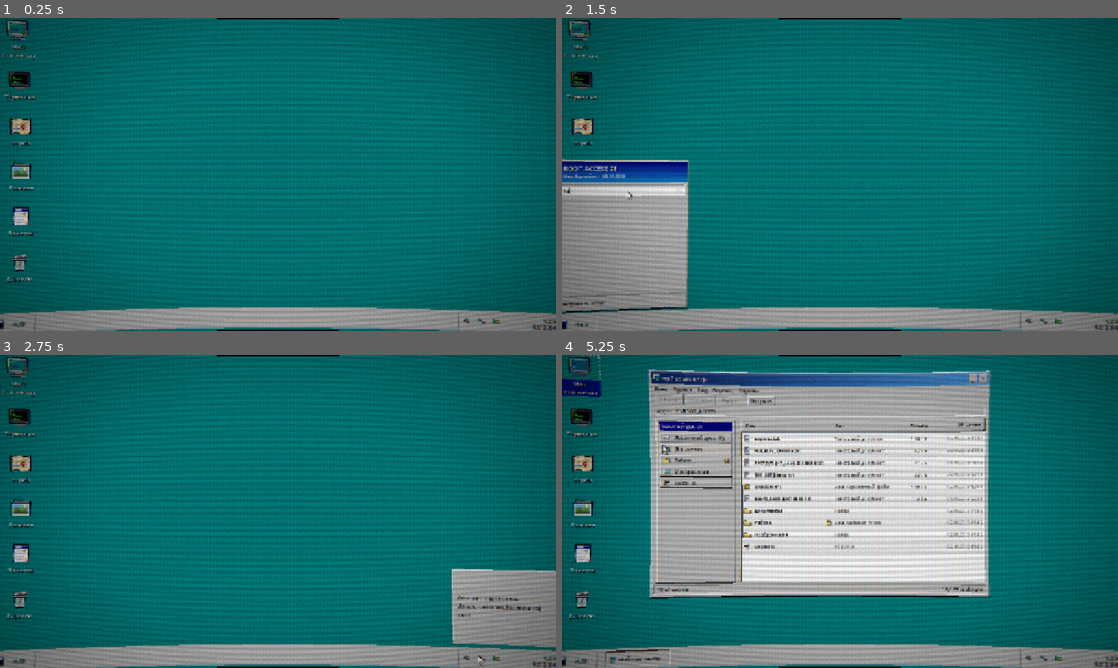
Above: before the commit, frames 1-4 (two rows, left to right).
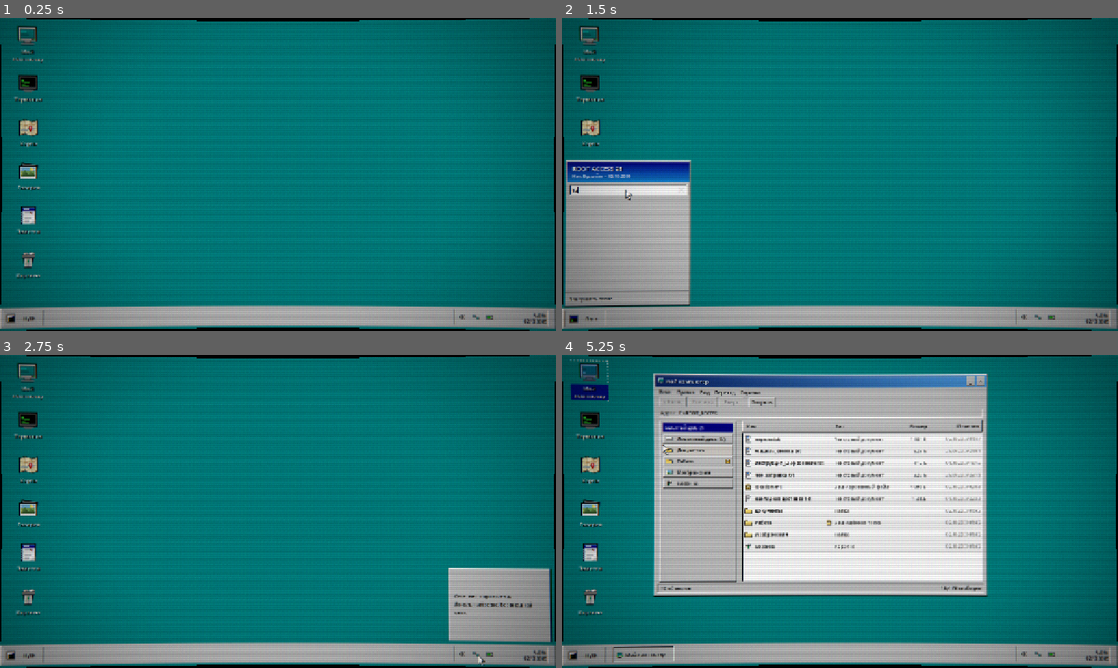
Above: after the commit, the same moments.

Repository: nikkey31/root_access
Game: Godot game, scene res://scenes/desktop/Desktop.tscn
Same seed, same stepped clock (60 frames per second), same inputs: the game is played once before the commit and once after it.
Inputs (mouse positions are in pixels of both pictures, inside the frame that each line leads up to):
- Up to frame 1 (0.25 s): no input
- Up to frame 2 (1.5 s): click "Пуск" at 0.5 s; click (623, 190) at 1.27 s; type "12" at 1.35 s
- Up to frame 3 (2.75 s): click (478, 655) at 2 s
- Up to frame 4 (5.25 s): click (1056, 655) at 2.75 s; click (1029, 655) at 3.5 s; tap Enter at 4.25 s; drag from (840, 511) to (895, 442) at 4.27 s; tap Space at 5 s; drag from (589, 380) to (812, 574) at 5.02 s

The runs differ from the first frame. In frame 1, 8.4% of the frame differs, in the area x 0-100%, y 0-100%; in frame 2, 10%; in frame 3, 10%; in frame 4, 25%.
Error after the commit: Parse Error: Cannot infer the type of "in_finale" variable because the value doesn't have a set type. (res://scripts/apps/previews/app_preview.gd:531)

Commit message:
fix(crt,maps): gentler readable CRT with periodic analog glitches + restrict SWAT dispatch to finale

Diff:
--- a/scenes/desktop/Desktop.tscn
+++ b/scenes/desktop/Desktop.tscn
@@ -25,17 +25,17 @@
 
 [sub_resource type="ShaderMaterial" id="ShaderMaterial_crt"]
 shader = ExtResource("18_crt")
-shader_parameter/curvature = 0.06
-shader_parameter/zoom = 0.98
+shader_parameter/curvature = 0.025
+shader_parameter/zoom = 0.975
 shader_parameter/corner_radius = 0.01
-shader_parameter/vignette_strength = 0.18
-shader_parameter/aberration = 0.0007
+shader_parameter/vignette_strength = 0.14
+shader_parameter/aberration = 0.00045
 shader_parameter/aspect = 1.7777778
-shader_parameter/pixel_resolution = Vector2(800, 450)
-shader_parameter/scanline_strength = 0.15
-shader_parameter/grille_strength = 0.06
-shader_parameter/color_levels = 32.0
-shader_parameter/noise_strength = 0.022
+shader_parameter/scanline_strength = 0.09
+shader_parameter/grille_strength = 0.035
+shader_parameter/color_levels = 48.0
+shader_parameter/noise_strength = 0.014
+shader_parameter/glitch_intensity = 0.0
 
 [sub_resource type="SystemFont" id="SystemFont_bold"]
 font_names = PackedStringArray("Tahoma", "MS Sans Serif", "Segoe UI", "Arial")
--- a/scripts/apps/previews/app_preview.gd
+++ b/scripts/apps/previews/app_preview.gd
@@ -107,6 +107,7 @@
 var _gallery_captions: Array[Label] = []
 var _selected_photo_index: int = 0
 var _map_info_card: InfoCard
+var _active_map_marker: Dictionary = {}
 var _photo_info_card: InfoCard
 var _photo_viewer_overlay: PanelContainer = null
 var _photo_viewer_texture: TextureRect = null
@@ -516,21 +517,37 @@
 	sidebar.add_child(hint)
 
 	_map_info_card = INFO_CARD.instantiate()
+	_map_info_card.action_pressed.connect(_on_map_dispatch_confirmed)
 	add_child(_map_info_card)
 
 func _on_map_marker_clicked(marker: Dictionary) -> void:
 	if _map_info_card == null:
 		return
+	_active_map_marker = marker
 	var title: String = marker["name"]
 	var address: String = marker.get("card_address", "Адрес: " + marker["address"])
 	var note: String = marker.get("note", "")
 	var body := "[b]%s[/b]\n\n%s" % [address, note]
+	var in_finale := has_node("/root/GameState") and get_node("/root/GameState").is_timer_active
 	_map_info_card.open(
 		title,
 		body,
-		marker.get("action", ""),
-		marker.get("action_result", "")
+		marker.get("action", "") if in_finale else "",
+		marker.get("action_result", "") if in_finale else ""
 	)
+
+func _on_map_dispatch_confirmed() -> void:
+	if not has_node("/root/GameState"):
+		return
+	var gs := get_node("/root/GameState")
+	if not gs.is_timer_active:
+		return
+	var point_name: String = str(_active_map_marker.get("name", ""))
+	gs.selected_map_point = point_name
+	if point_name == "Склад № 3":
+		gs.trigger_ending(gs.Ending.SALVATION, {"point": point_name})
+	else:
+		gs.trigger_ending(gs.Ending.FALSE_TRAIL, {"point": point_name})
 
 # ---------------------------------------------------------------------------
 # Галерея
--- a/scripts/desktop/desktop.gd
+++ b/scripts/desktop/desktop.gd
@@ -70,11 +70,11 @@
 @export var story_minute: int = 15
 @export var story_date: String = "02.10.2009"
 @export var crt_enabled: bool = true
-@export var crt_curvature: float = 0.06
-@export var crt_zoom: float = 0.98
+@export var crt_curvature: float = 0.025
+@export var crt_zoom: float = 0.975
 @export var crt_corner_radius: float = 0.01
-@export var crt_vignette: float = 0.18
-@export var crt_aberration: float = 0.0007
+@export var crt_vignette: float = 0.14
+@export var crt_aberration: float = 0.00045
 
 @onready var icons_root: GridContainer = $DesktopSurface/Icons
 @onready var window_layer: Control = $DesktopSurface/WindowLayer
@@ -200,7 +200,7 @@
 	story_minute = m % 60
 	_update_clock()
 
-## Кратковременная помеха ЭЛТ-экрана (скачок хроматической аберрации и виньетки).
+## Кратковременная помеха ЭЛТ-экрана (полоса сдвига и хроматическая аберрация).
 func play_crt_glitch(duration: float = 0.8) -> void:
 	if not crt_enabled or crt_effect == null:
 		return
@@ -210,14 +210,15 @@
 	if _crt_glitch_tween and _crt_glitch_tween.is_running():
 		_crt_glitch_tween.kill()
 	_crt_glitch_tween = create_tween()
+	_crt_glitch_tween.set_parallel(true)
 	_crt_glitch_tween.tween_method(
-		func(v: float) -> void: material.set_shader_parameter("aberration", v),
-		crt_aberration, 0.0055, duration * 0.25
+		func(v: float) -> void: material.set_shader_parameter("glitch_intensity", v),
+		0.0, 0.85, duration * 0.2
 	)
 	_crt_glitch_tween.tween_method(
-		func(v: float) -> void: material.set_shader_parameter("aberration", v),
-		0.0055, crt_aberration, duration * 0.75
-	)
+		func(v: float) -> void: material.set_shader_parameter("glitch_intensity", v),
+		0.85, 0.0, duration * 0.8
+	).set_delay(duration * 0.2)
 
 func _connect_game_state() -> void:
 	if not has_node("/root/GameState"):
--- a/shaders/crt_lens.gdshader
+++ b/shaders/crt_lens.gdshader
@@ -1,26 +1,25 @@
 shader_type canvas_item;
 render_mode unshaded;
 
-// Жёсткий ретро-CRT шейдер (стиль мониторов и Toughbook конца 90-х / 2000-х):
-// - без современных скруглений углов;
-// - пикселизация (filter_nearest + привязка к сетке ретро-разрешения);
-// - 16-битное квантование цвета с Bayer-дизерингом;
-// - горизонтальные сканлайны, лёгкая RGB-маска люминофора и аналоговое зерно;
-// - выпуклая линза кинескопа, синхронизированная с программным курсором.
+// Аутентичный ретро-CRT шейдер (монитор / Toughbook 2000-х):
+// - минимальная выпуклая линза без обрезки углов панели задач;
+// - 100% читаемый текст без муара (сканлайны по реальным строкам FRAGCOORD.y);
+// - лёгкий 16-битный Bayer-дизеринг и тонкая RGB-маска;
+// - периодические короткие аналоговые помехи (горизонтальный сдвиг полосы + микро-снег).
 
 uniform sampler2D screen_texture : hint_screen_texture, repeat_disable, filter_nearest;
-uniform float curvature : hint_range(0.0, 0.35) = 0.06;
-uniform float zoom : hint_range(0.85, 1.0) = 0.98;
+uniform float curvature : hint_range(0.0, 0.35) = 0.025;
+uniform float zoom : hint_range(0.85, 1.0) = 0.975;
 uniform float corner_radius : hint_range(0.0, 0.12) = 0.01;
-uniform float vignette_strength : hint_range(0.0, 0.6) = 0.18;
-uniform float aberration : hint_range(0.0, 0.008) = 0.0007;
+uniform float vignette_strength : hint_range(0.0, 0.6) = 0.14;
+uniform float aberration : hint_range(0.0, 0.008) = 0.00045;
 uniform float aspect = 1.7777778;
 
-uniform vec2 pixel_resolution = vec2(800.0, 450.0);
-uniform float scanline_strength : hint_range(0.0, 0.45) = 0.15;
-uniform float grille_strength : hint_range(0.0, 0.25) = 0.06;
-uniform float color_levels : hint_range(8.0, 64.0) = 32.0;
-uniform float noise_strength : hint_range(0.0, 0.1) = 0.022;
+uniform float scanline_strength : hint_range(0.0, 0.35) = 0.09;
+uniform float grille_strength : hint_range(0.0, 0.25) = 0.035;
+uniform float color_levels : hint_range(16.0, 128.0) = 48.0;
+uniform float noise_strength : hint_range(0.0, 0.08) = 0.014;
+uniform float glitch_intensity : hint_range(0.0, 1.0) = 0.0;
 
 float bayer4(vec2 p) {
 	ivec2 ip = ivec2(mod(p, 4.0));
@@ -43,6 +42,13 @@
 	return 5.0 / 16.0;
 }
 
+float hash11(float p) {
+	p = fract(p * 0.1031);
+	p *= p + 33.33;
+	p *= p + p;
+	return fract(p);
+}
+
 float hash12(vec2 p) {
 	vec3 p3 = fract(vec3(p.xyx) * 0.1031);
 	p3 += dot(p3, p3.yzx + 33.33);
@@ -56,37 +62,51 @@
 	p.x *= aspect;
 	float r2 = dot(p, p) / (aspect * aspect + 1.0);
 
-	// Бочкообразное искажение кинескопа (синхронно с crt_screen_to_ui).
+	// Аккуратное бочкообразное искажение (синхронно с crt_screen_to_ui).
 	vec2 lens_p = p * (1.0 - curvature * r2);
 	vec2 src_uv = 0.5 + (lens_p / vec2(aspect, 1.0)) * 0.5;
 	src_uv = (src_uv - 0.5) / zoom + 0.5;
 
-	// Жёсткая рамка экрана без скруглённых "современных" углов.
+	// Жёсткий край экрана без современных скруглений.
 	vec2 q = abs(p) - vec2(aspect - corner_radius, 1.0 - corner_radius);
 	float sd = length(max(q, vec2(0.0))) + min(max(q.x, q.y), 0.0) - corner_radius;
 	float mask = step(sd, 0.0);
 
-	// Привязка к ретро-пиксельной сетке.
-	vec2 pix_coord = floor(src_uv * pixel_resolution);
-	vec2 snapped_uv = (pix_coord + 0.5) / pixel_resolution;
+	// Небольшие редкие аналоговые помехи раз в ~8-11 секунд (длительность ~0.16 сек).
+	float cycle = floor(TIME / 9.0);
+	float phase = fract(TIME / 9.0);
+	float auto_burst = step(0.965, phase) * step(0.35, hash11(cycle * 13.7));
+	float active_glitch = max(glitch_intensity, auto_burst * 0.55);
 
-	// Хроматическое расхождение лучей ЭЛТ.
+	vec2 sample_uv = src_uv;
+	float band_noise = 0.0;
+	if (active_glitch > 0.01) {
+		float slice_t = floor(TIME * 24.0);
+		float band_y = hash11(slice_t * 3.17);
+		float band_h = 0.018 + 0.03 * hash11(slice_t * 7.31);
+		float in_band = step(abs(src_uv.y - band_y), band_h);
+		float shift = (hash11(slice_t * 11.9 + floor(src_uv.y * 180.0)) - 0.5) * 0.016 * active_glitch;
+		sample_uv.x += shift * in_band;
+		band_noise = in_band * active_glitch * 0.14;
+	}
+
+	// Лёгкая хроматическая аберрация ЭЛТ.
 	vec2 dir = normalize(p + vec2(0.00001));
-	float ca = aberration * (0.35 + r2);
+	float ca = (aberration + active_glitch * 0.0022) * (0.3 + r2);
 	vec3 color;
-	color.r = texture(screen_texture, snapped_uv + dir * ca).r;
-	color.g = texture(screen_texture, snapped_uv).g;
-	color.b = texture(screen_texture, snapped_uv - dir * ca).b;
+	color.r = texture(screen_texture, sample_uv + dir * ca).r;
+	color.g = texture(screen_texture, sample_uv).g;
+	color.b = texture(screen_texture, sample_uv - dir * ca).b;
 
-	// 16-битный дизеринг и квантование палитры (High Color 90-х).
-	float dither = (bayer4(pix_coord) - 0.5) / color_levels;
+	// Деликатное 16-битное квантование цвета с Bayer-дизерингом (сохраняет чёткость текста).
+	float dither = (bayer4(floor(FRAGCOORD.xy)) - 0.5) / color_levels;
 	color = clamp(floor((color + dither) * color_levels + 0.5) / color_levels, 0.0, 1.0);
 
-	// Чёткие горизонтальные сканлайны.
-	float scan = sin(src_uv.y * pixel_resolution.y * 3.14159265);
-	color *= 1.0 - scanline_strength * (0.5 - 0.5 * scan);
+	// Чистые горизонтальные сканлайны без муара (строго по реальным строкам пикселей).
+	float scan = mod(floor(FRAGCOORD.y), 2.0);
+	color *= 1.0 - scanline_strength * scan;
 
-	// Субпиксельная вертикальная маска (aperture grille).
+	// Едва заметная вертикальная RGB-маска люминофора.
 	float triad = mod(floor(FRAGCOORD.x), 3.0);
 	vec3 grille = vec3(
 		1.0 - grille_strength * step(0.5, abs(triad - 0.0)),
@@ -95,16 +115,16 @@
 	);
 	color *= grille;
 
-	// Лёгкое живое зерно аналогового сигнала.
-	float grain = (hash12(pix_coord + fract(TIME * 17.3) * 100.0) - 0.5) * noise_strength;
+	// Лёгкое живое зерно + снег на полосе помехи.
+	float grain = (hash12(floor(FRAGCOORD.xy) + fract(TIME * 23.0) * 100.0) - 0.5) * (noise_strength + band_noise);
 	color = clamp(color + vec3(grain), 0.0, 1.0);
 
-	// Виньетирование по краям кинескопа.
+	// Мягкое виньетирование по углам кинескопа.
 	vec2 centered = uv - 0.5;
-	float edge = smoothstep(0.32, 0.98, length(centered) * 1.414);
+	float edge = smoothstep(0.38, 1.0, length(centered) * 1.414);
 	color *= 1.0 - vignette_strength * edge;
 
-	float inside = step(0.0, src_uv.x) * step(src_uv.x, 1.0)
-		* step(0.0, src_uv.y) * step(src_uv.y, 1.0);
+	float inside = step(0.0, sample_uv.x) * step(sample_uv.x, 1.0)
+		* step(0.0, sample_uv.y) * step(sample_uv.y, 1.0);
 	COLOR = vec4(color * mask * inside, 1.0);
 }
--- a/tests/test_desktop_shell.gd
+++ b/tests/test_desktop_shell.gd
@@ -54,11 +54,18 @@
 		map_card.close()
 		map.marker_clicked.emit(MapPreview.MARKERS[5])
 		await get_tree().process_frame
-		_check(map_card.action_button.visible, "У карточки Склада № 3 есть кнопка штурма")
+		_check(not map_card.action_button.visible, "До финала кнопка вызова опергруппы скрыта")
+		map_card.close()
+		GameState.start_final_timer(60.0)
+		map.marker_clicked.emit(MapPreview.MARKERS[5])
+		await get_tree().process_frame
+		_check(map_card.action_button.visible, "В финале у карточки появляется кнопка штурма")
 		map_card.action_button.emit_signal("pressed")
 		await get_tree().process_frame
 		_check(map_card.body_label.text.contains("Группа захвата направлена"), "Кнопка штурма подтверждает отправку группы")
+		_check(GameState.final_ending == GameState.Ending.SALVATION, "Выбор Склада № 3 активирует концовку спасения")
 		map_card.close()
+		GameState.reset_state()
 
 	# Галерея: 15 реальных фото и активная кнопка «Свойства / Подробнее».
 	var gallery_window := desktop._find_window("gallery")
